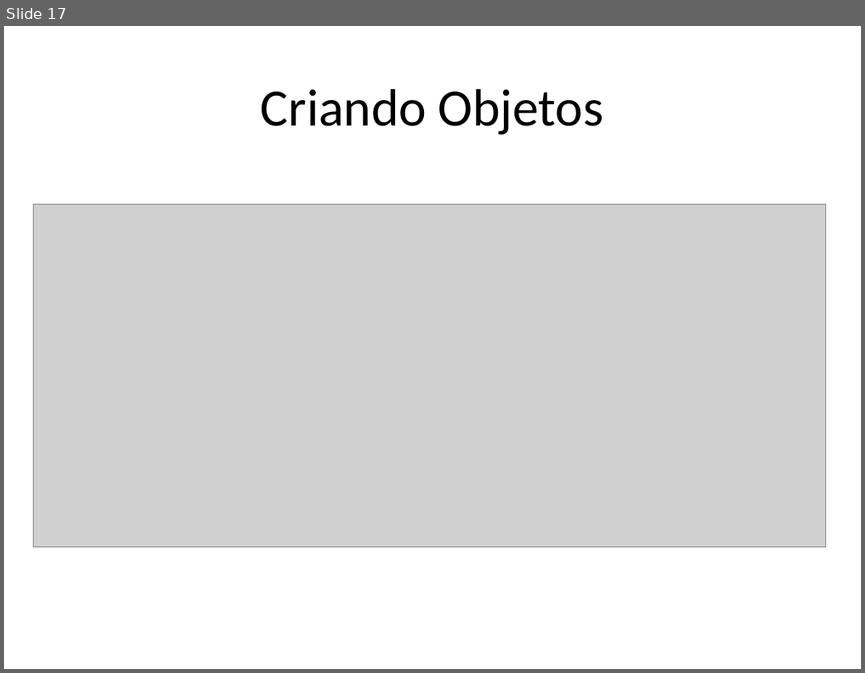
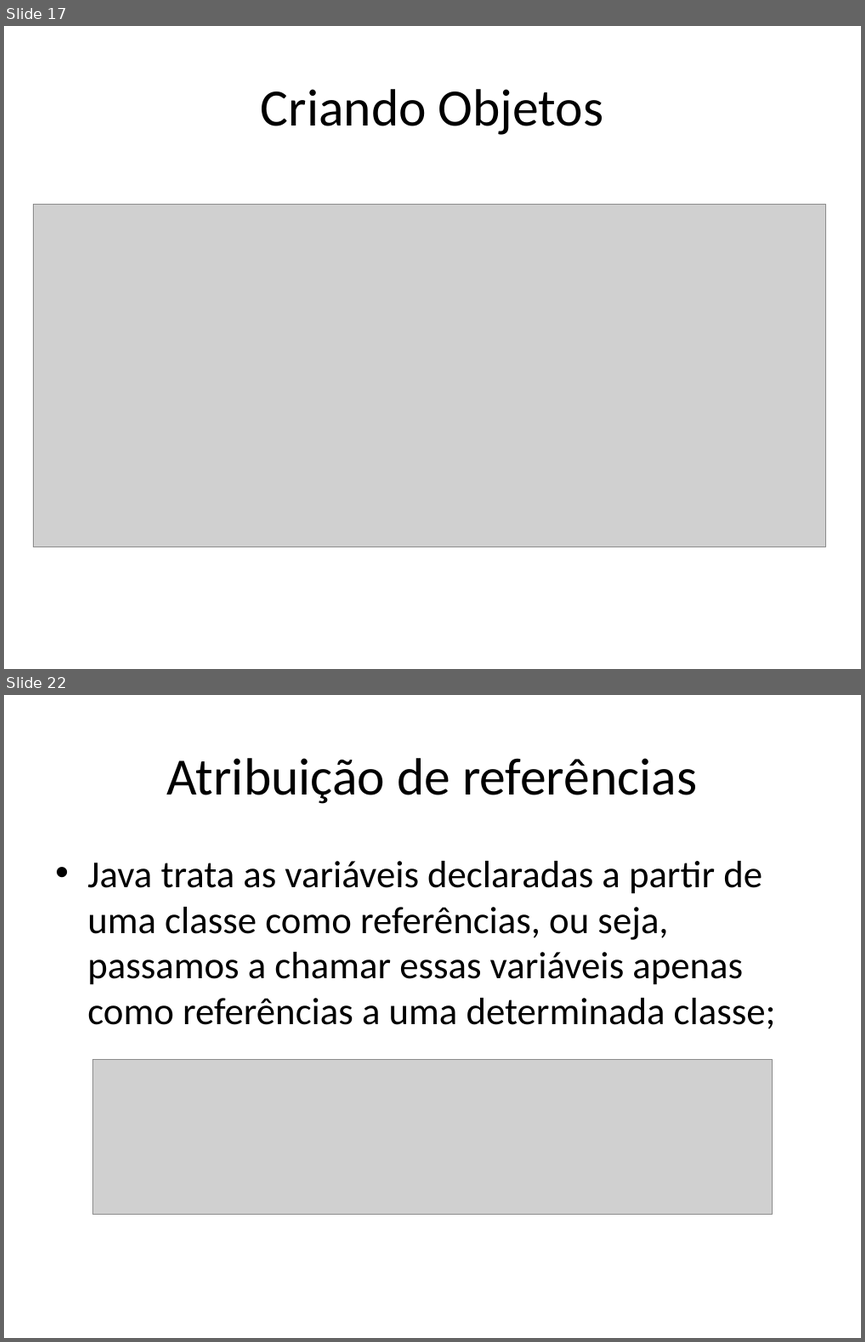
Before and after one commit to renanlessa/CursoJava, a slide deck: Documentos/Orientação a Objetos.pptx. Shown one above the other, each under a label of ours: slide 17 before the commit, slides 17 and 22 after it; the slides between them are not shown. The pictures are 865x673 and 865x1342 pixels, drawn with LibreOffice and Linux fonts; fonts in the diff are those of the drawing; grey boxes stand for pictures. Boxes give left, top, right and bottom in pixels: in the first picture for what was removed or moved away, otherwise in the second. Text is boxed around its words. In the diff, an @@ line names an element or a change of style, - is before the commit and + after.

```diff
--- a/Documentos/Orientação a Objetos.pptx
+++ b/Documentos/Orientação a Objetos.pptx
@@ slide 22 added at [4,695,861,1338], background #FFFFFF @@
@@ title added at [167,758,697,804], 44 pt, text #000000 @@
+Atribuição de referências
@@ text added at [87,861,776,1029], 32 pt, text #000000 @@
+• Java trata as variáveis declaradas a partir de uma classe como referências, ou seja, passamos a chamar essas variáveis apenas como referências a uma determinada classe;
@@ picture added at [92,1059,771,1214] @@
```
Also in this commit, not shown: 1 slide changed, 5 other slides added, 7 other files.
